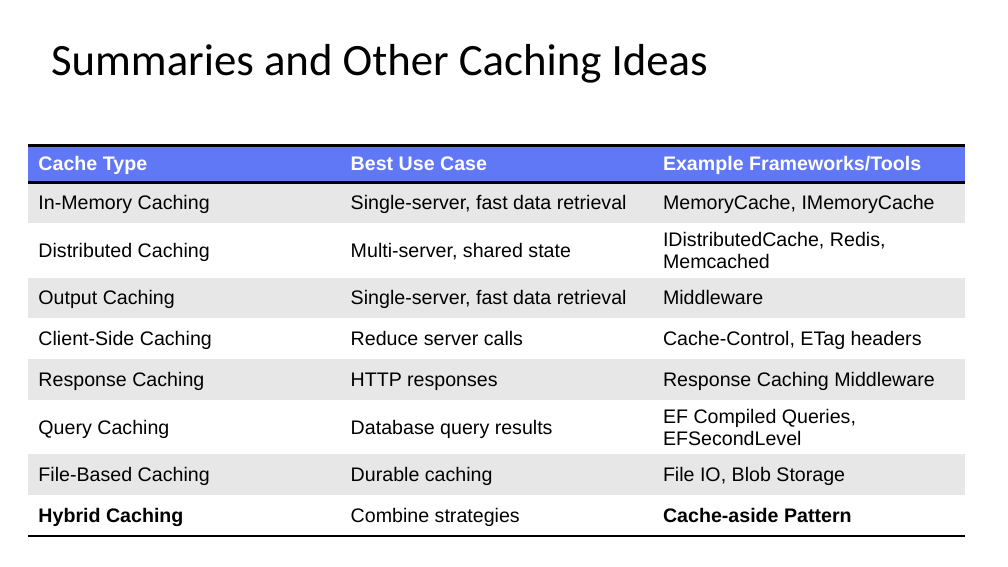
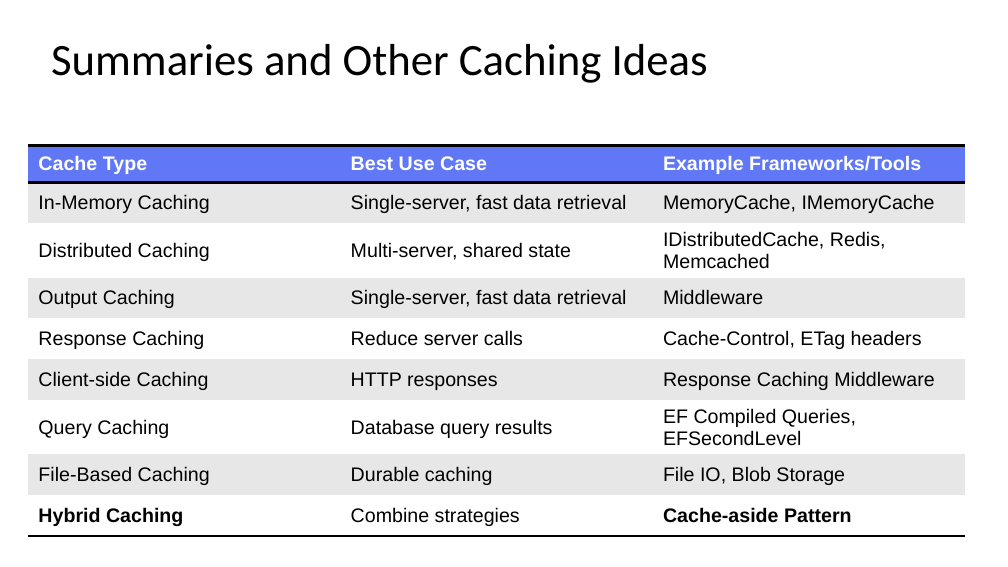
Before and after one commit to cwoodruff/web-api-caching-talk, a slide deck: slide 39 of web-api-caching.pptx. Drawn at 1008x567 pixels with LibreOffice and Linux fonts; fonts in the diff are those of the drawing. Boxes give left, top, right and bottom in pixels: in the first picture for what was removed or moved away, otherwise in the second. Text is boxed around its words. In the diff, an @@ line names an element or a change of style, - is before the commit and + after.

```diff
--- a/web-api-caching.pptx
+++ b/web-api-caching.pptx
@@ table at [28, 145, 966, 541] @@
-row 5, column 1: Client-Side Caching
+row 5, column 1: Response Caching
-row 6, column 1: Response Caching
+row 6, column 1: Client-side Caching
```
